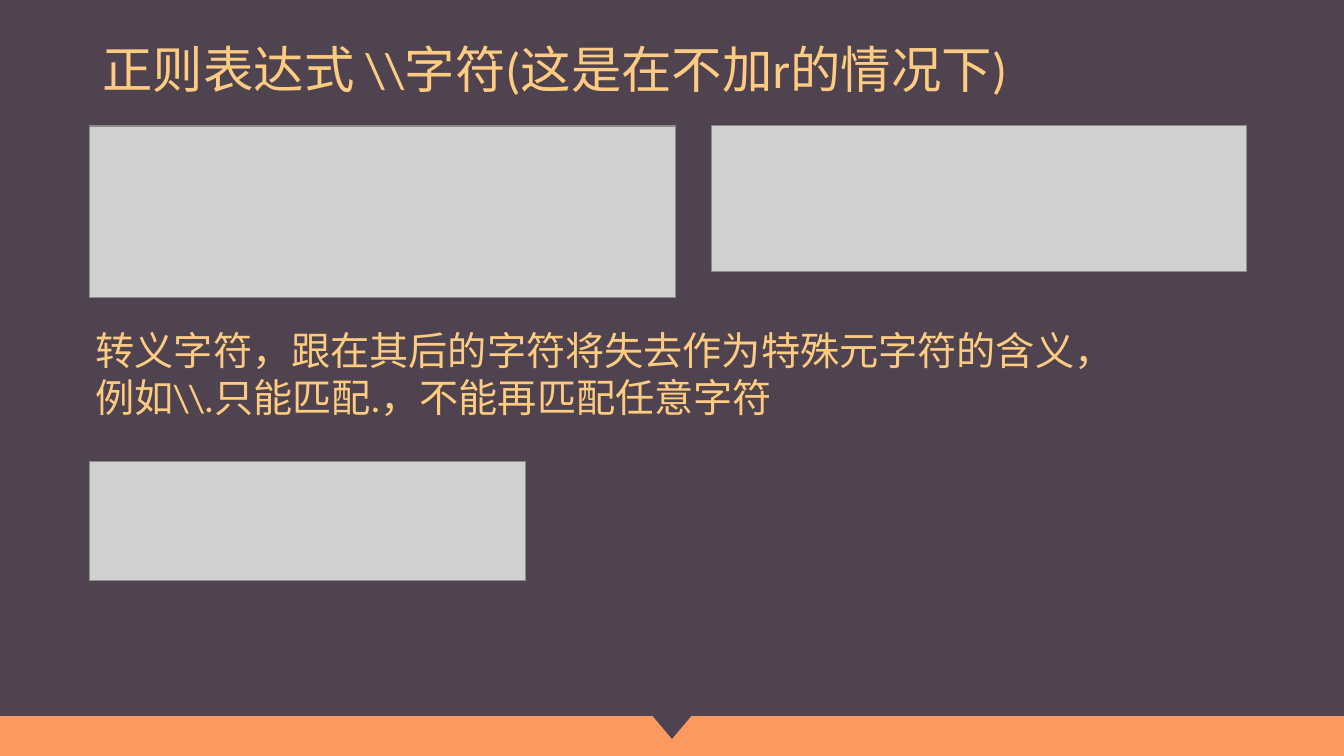
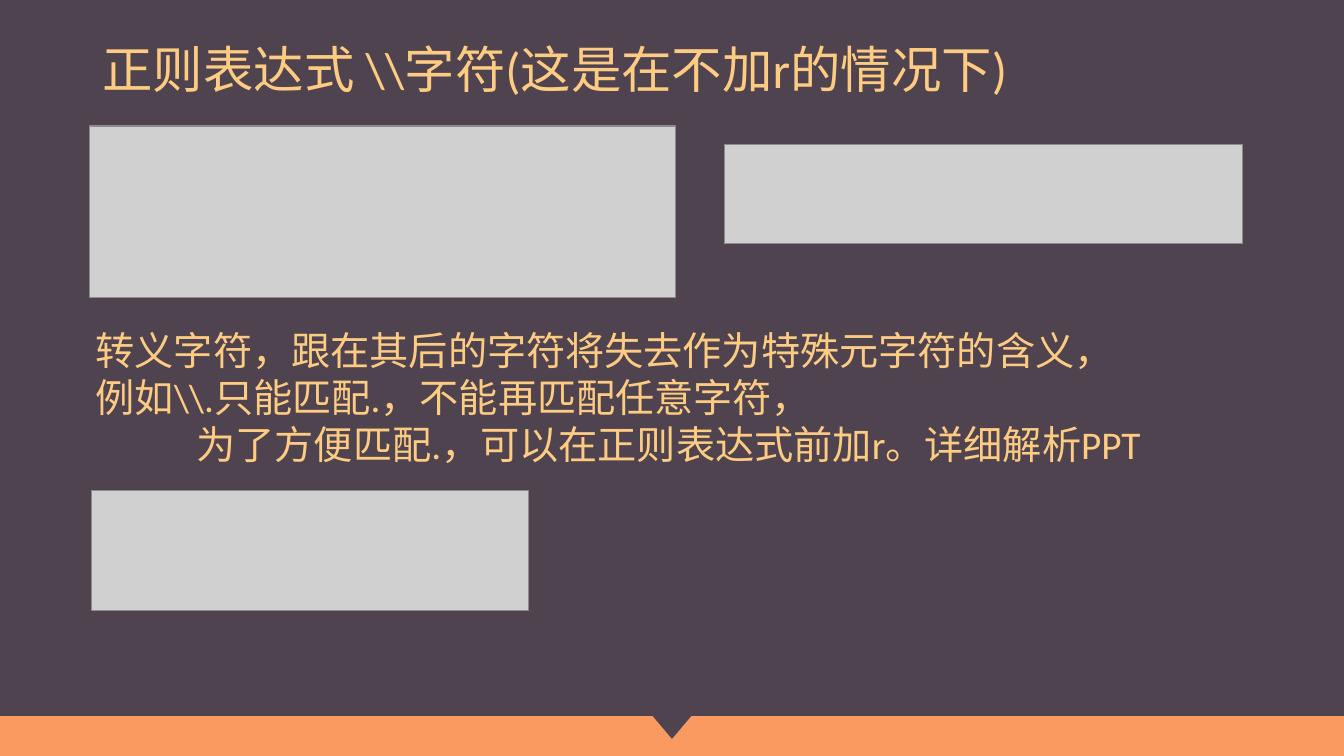
Before and after one commit to Wu-jiaming/-ppt, a slide deck: slide 21 of 正则表达式.pptx (slide 17 before the commit). Drawn at 1344x756 pixels with LibreOffice and Linux fonts; fonts in the diff are those of the drawing; grey boxes stand for pictures. Boxes give left, top, right and bottom in pixels: in the first picture for what was removed or moved away, otherwise in the second. Text is boxed around its words. In the diff, an @@ line names an element or a change of style, - is before the commit and + after.

```diff
--- a/正则表达式.pptx
+++ b/正则表达式.pptx
@@ picture: place and size @@
-picture at [712,126,1246,272]
+picture at [725,144,1244,244]
@@ text at [96,379,1141,463]: text changed @@
-例如\\.只能匹配.，不能再匹配任意字符
+例如\\.只能匹配.，不能再匹配任意字符，
+为了方便匹配.，可以在正则表达式前加r。详细解析PPT
@@ picture: place and size @@
-picture at [89,461,525,581]
+picture at [92,491,528,611]
```
Also in this commit, not shown: 15 other slides changed, 7 slides added, 6 slides removed.
